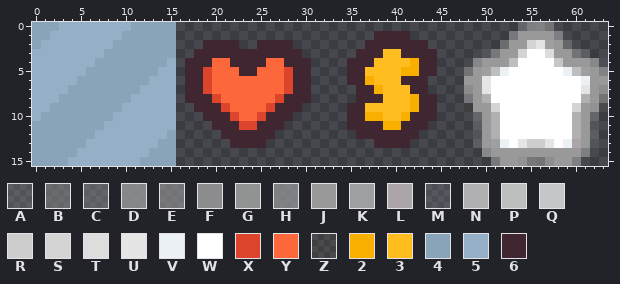
A pixel-art sprite gets an edit: assets/images/ui/misc.png. That is the earlier state.
The file is 64x16 pixels. Pixels under 10% opacity are left out.
Palette (. is transparent): A #95959646  B #96969676  C #9696975f  D #969798cf  E #9797989b  F #979798df  G #979898ef  H #97989ab9  J #999999  K #9e9fa0  L #aba4a8  M #a5adb429  N #b0afb2  P #bdbebe  Q #c4c6c8  R #cdcdcd  S #d5d5d5fd  T #ddddde  U #e5e5e5  V #ecf1f6  W #ffffff  X #dd442c  Y #fc683b  Z #6656461f  2 #f9af00  3 #ffbd20  4 #89a3b8  5 #94afc6  6 #3f2631
Pixels before, first column x 0:
 0 4445555555544444......................................CHHE......
 1 4455555555444444......................6666...........EJJJJH.....
 2 4555555554444444...6666..6666........6666666........BJJSUKJB....
 3 5555555544444444..666666666666......666336666.....AEJJSWWTJJEA..
 4 5555555444444445.666YY6666YY666....6663333266....DJJJPWWWWQJJJDM
 5 5555554444444455.66XYYY66YYYX66....6633332266...EJKPVWWWWWWVPKJH
 6 5555544444444555.66XYYYYYYYYX66....662333666....JJUWWWWWWWWWWVJJ
 7 5555444444445555.66XYYYYYYYYX66.....66233366....FJUWWWWWWWWWWUJF
 8 5554444444455555.666XYYYYYYX666.....666333266...EJNWWWWWWWWWWNJE
 9 5544444444555555..666XYYYYX666.....6633333266...ZJJSWWWWWWWWSJGZ
10 5444444445555555...666XYYX666......6622332666....BJNWWWWWWWWNJC.
11 4444444455555555....666XX666.......666622666.....AJNWWWWWWWWNJA.
12 4444444555555554.....666666.........6666666......AJNWWWWWWWWNJA.
13 4444445555555544......6666............6666.......AJKVWURRUWVLJA.
14 4444455555555444..................................DJJJJJJJJJJH..
15 4444555555554444...................................EJJGEEFJJH...
Now the later version:
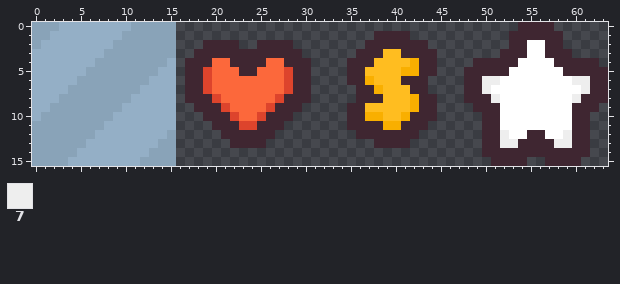
Colours new in this view: 7 #eeeeee
Commit: feat: change star icon
Change:
y 0: x 54..57 CHHE -> 6666
y 1: x 53..58 EJJJJH -> 666666
y 2: x 52..59 BJJSUKJB -> .66WW66.
y 3: x 50..54 AEJJS -> ..666; x 57..61 TJJEA -> 666..
y 4: x 49..53 DJJJP -> 66666; x 58..63 QJJJDM -> 66666.
y 5: x 48..52 EJKPV -> 66666; x 59..63 VPKJH -> 66666
y 6: x 48..51 JJUW -> 6677; x 60..63 WVJJ -> 7766
y 7: x 48..50 FJU -> 667; x 61..63 UJF -> 766
y 8: x 48..51 EJNW -> 6667; x 60..63 WNJE -> 7666
y 9: x 48..51 ZJJS -> .666; x 60..63 SJGZ -> 666.
y 10: x 49..51 BJN -> .66; x 60..62 NJC -> 66.
y 11: x 49..51 AJN -> .66; x 60..62 NJA -> 66.
y 12: x 49..52 AJNW -> .667; x 55..56 WW -> 66; x 59..62 WNJA -> 766.
y 13: x 49..62 AJKVWURRUWVLJA -> .667766667766.
y 14: x 50..61 DJJJJJJJJJJH -> 666666666666
y 15: x 51..60 EJJGEEFJJH -> 6666..6666
